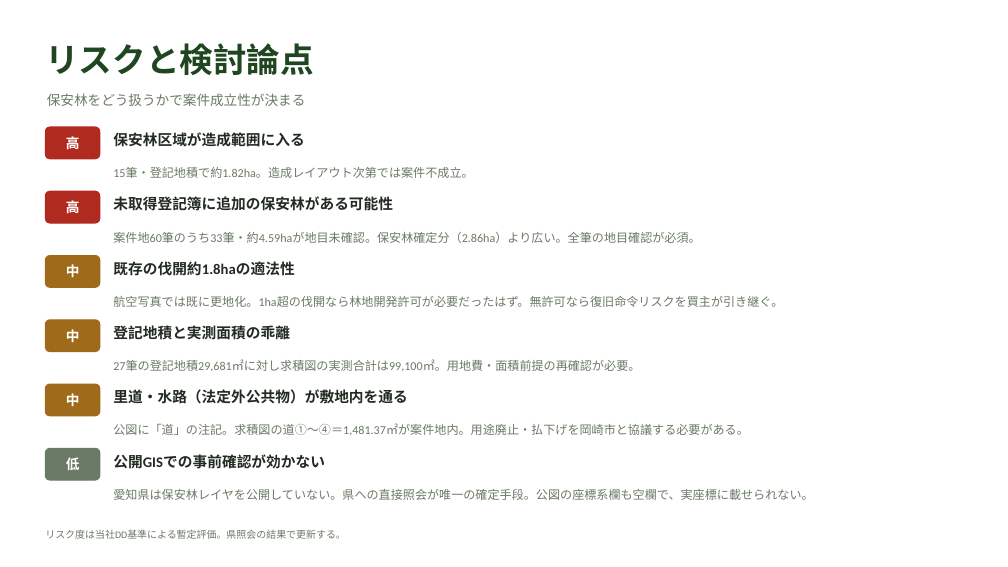
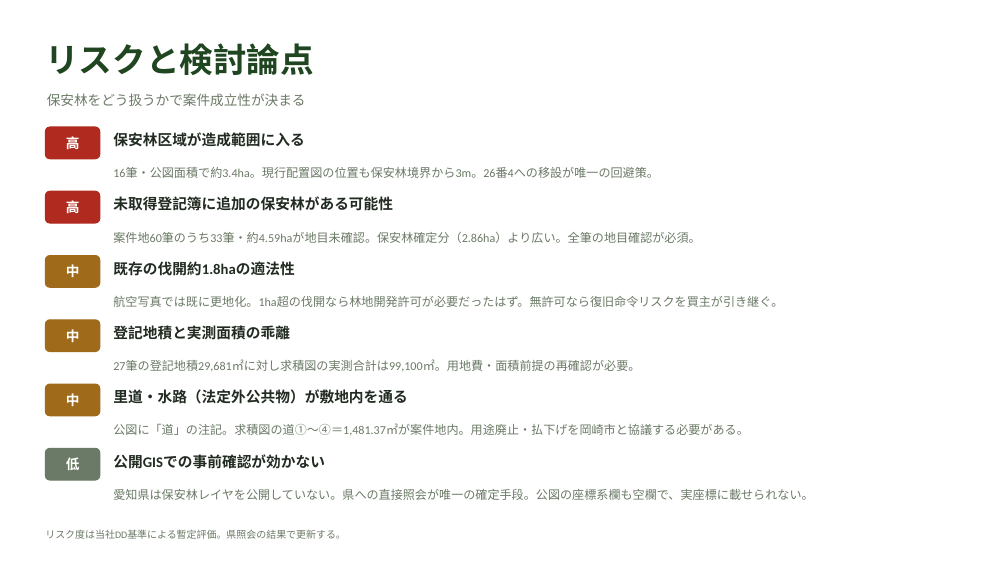
Before and after one commit to yonomotozumi-spec/battery-storage-dd, a slide deck: slide 10 of docs/保安林確認_岡崎市板田町.pptx (slide 9 before the commit). Drawn at 1008x567 pixels with LibreOffice and Linux fonts; fonts in the diff are those of the drawing. Boxes give left, top, right and bottom in pixels: in the first picture for what was removed or moved away, otherwise in the second. Text is boxed around its words. In the diff, an @@ line names an element or a change of style, - is before the commit and + after.

```diff
--- a/docs/保安林確認_岡崎市板田町.pptx
+++ b/docs/保安林確認_岡崎市板田町.pptx
@@ text at (x1=113, y1=167, x2=659, y2=178): text changed @@
-15筆・登記地積で約1.82ha。造成レイアウト次第では案件不成立。
+16筆・公図面積で約3.4ha。現行配置図の位置も保安林境界から3m。26番4への移設が唯一の回避策。
```
Also in this commit, not shown: 3 other slides changed, 1 slide added, 4 other files.
